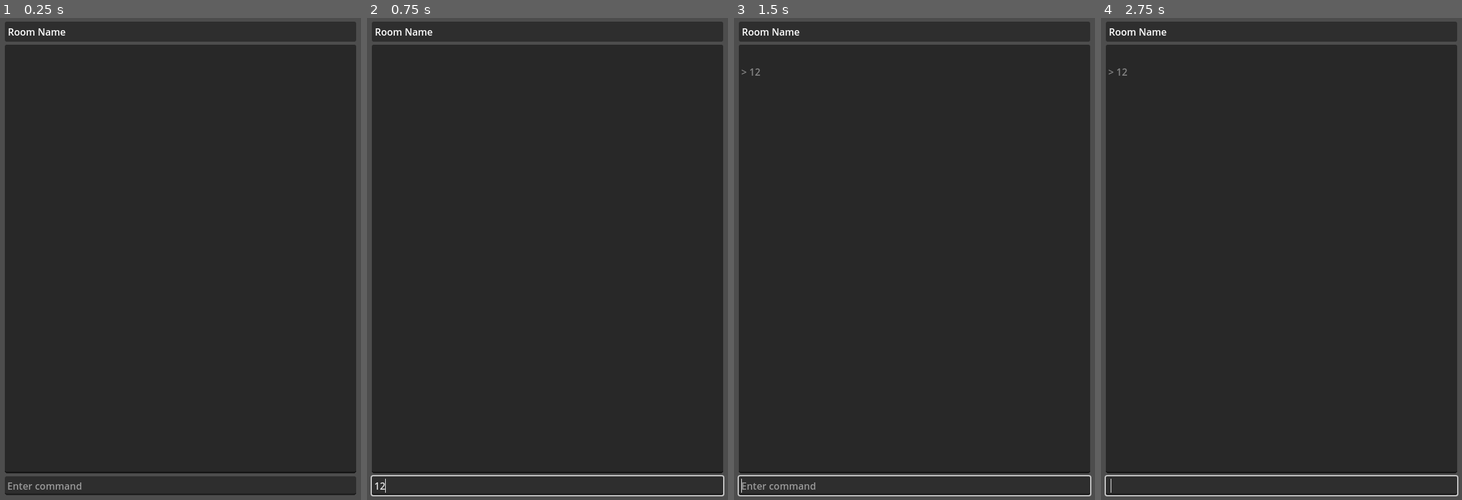
Above: before the commit, frames 1-4 (left to right).
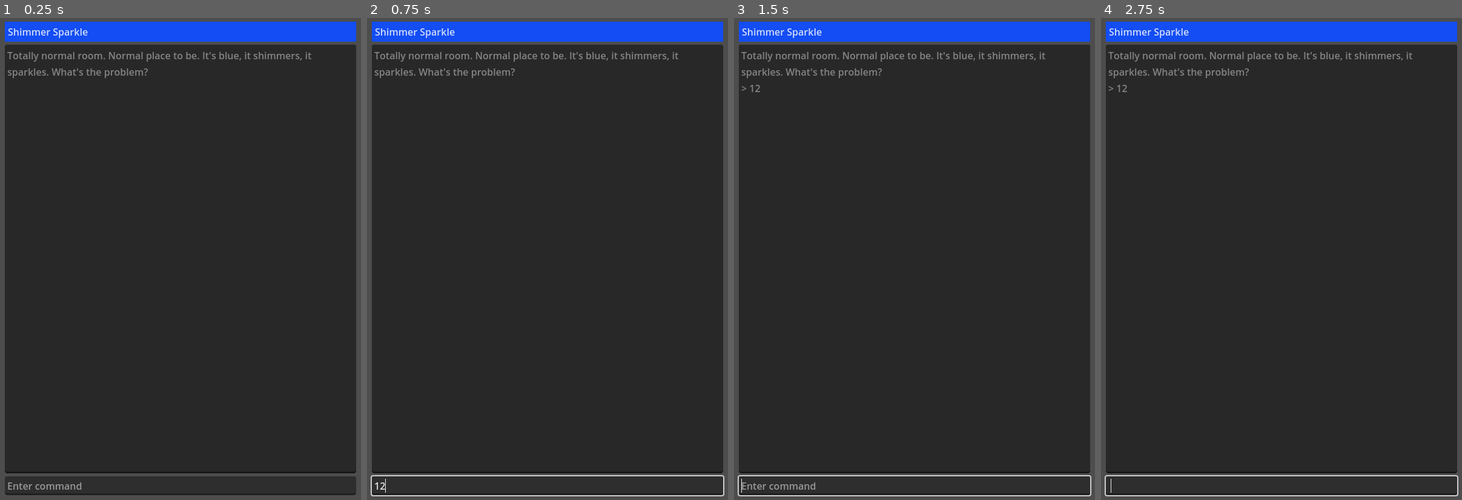
Above: after the commit, the same moments.

Repository: SashaMkrv/godot-4.2.1-text-adventure
Game: Godot game, scene res://NavigationOnly/Scenes/MapPlayer.tscn
Same seed, same stepped clock (60 frames per second), same inputs: the game is played once before the commit and once after it. This scene is started directly instead of the project's main scene.
Inputs (mouse positions are in pixels of both pictures, inside the frame that each line leads up to):
- Up to frame 1 (0.25 s): no input
- Up to frame 2 (0.75 s): click (547, 485) at 0.52 s; type "12" at 0.6 s
- Up to frame 3 (1.5 s): tap Enter at 1.25 s
- Up to frame 4 (2.75 s): tap Space at 2 s

The runs differ from the first frame. In frame 1, 4.8% of the frame differs, in the area x 1-99%, y 0-13%; in frame 2, 4.8%; in frame 3, 4.8%, in the area x 1-99%, y 0-16%; in frame 4, 4.8%.
Error before the commit: Invalid access to property or key 'startRoom' on a base object of type 'Nil'. (res://NavigationOnly/Scripts/MapPlayer.gd:129)

Commit message:
add example map to mapplayer

Diff:
--- a/NavigationOnly/Scenes/MapPlayer.tscn
+++ b/NavigationOnly/Scenes/MapPlayer.tscn
@@ -1,6 +1,30 @@
-[gd_scene load_steps=2 format=3 uid="uid://dmrtadmcd1swc"]
+[gd_scene load_steps=8 format=3 uid="uid://dmrtadmcd1swc"]
 
 [ext_resource type="Script" path="res://NavigationOnly/Scripts/MapPlayer.gd" id="1_gc3ri"]
+[ext_resource type="Script" path="res://NavigationOnly/Scripts/Resources/GameState.gd" id="2_a41rq"]
+[ext_resource type="Script" path="res://NavigationOnly/Scripts/Resources/GameItem.gd" id="3_6cysh"]
+[ext_resource type="Script" path="res://NavigationOnly/Scripts/Resources/GameData.gd" id="3_gvk3u"]
+
+[sub_resource type="Resource" id="Resource_gpgft"]
+script = ExtResource("2_a41rq")
+currentRoom = "shimmer_sparkle"
+
+[sub_resource type="Resource" id="Resource_67j3b"]
+script = ExtResource("3_6cysh")
+uniqueName = "shimmer_sparkle"
+displayName = "Shimmer Sparkle"
+description = "Totally normal room. Normal place to be. It's blue, it shimmers, it sparkles. What's the problem?"
+flavorColor = Color(0.0755657, 0.302803, 0.953585, 1)
+connections = {
+"NORTH": "shimmer_sparkle"
+}
+
+[sub_resource type="Resource" id="Resource_uqil6"]
+script = ExtResource("3_gvk3u")
+items = {
+"shimmer_sparkle": SubResource("Resource_67j3b")
+}
+startRoom = "shimmer_sparkle"
 
 [node name="MapPlayer" type="Control"]
 layout_mode = 3
@@ -10,6 +34,8 @@
 grow_horizontal = 2
 grow_vertical = 2
 script = ExtResource("1_gc3ri")
+gameState = SubResource("Resource_gpgft")
+gameData = SubResource("Resource_uqil6")
 
 [node name="MarginContainer" type="MarginContainer" parent="."]
 layout_mode = 1
